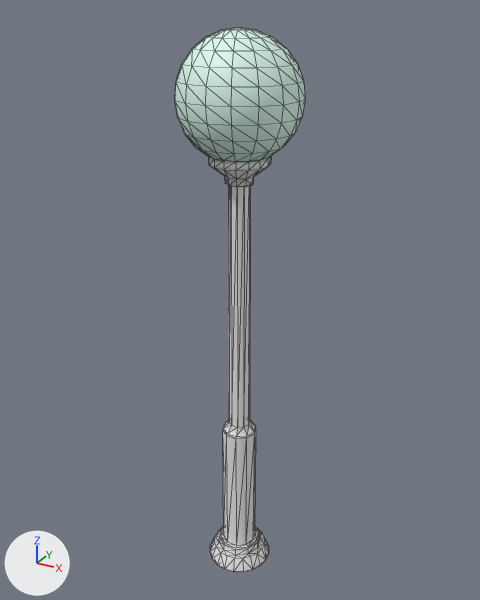
The glTF model web/public/assets/acnh/props/streetlamp.glb: old version first, new version second.
Camera for both pictures: a 50 mm lens placed at (1.36, -2.46, 2.74), pointed at (-0.03, 0.06, 1.48). Arrows for +X, +Y and +Z are at lower left; the lights stay in place. The first picture is the older version. Mesh edges are drawn as thin lines. Where no turn or scale is listed for an object, it has been applied to the vertices.

The scene before the commit, as lines of its bpy script (objects in view):
```python
me_ftrstreetlampround_mesh0 = bpy.data.meshes.new('FtrStreetlampRound_mesh0')
me_ftrstreetlampround_mesh0.from_pydata(...)  # 305 vertices, 596 faces; spans x -0.16..0.16, y -0.16..0.16, z 0.0..2.45
me_ftrstreetlampround_mesh0.materials.append(mat_ftrstreetlampround_mat0)  # white #e7e7e7
me_ftrstreetlampround_mesh1 = bpy.data.meshes.new('FtrStreetlampRound_mesh1')
me_ftrstreetlampround_mesh1.from_pydata(...)  # 161 vertices, 304 faces; spans x -0.267..0.267, y -0.267..0.267, z 2.173..2.671
me_ftrstreetlampround_mesh1.materials.append(mat_ftrstreetlampround_mat1)  # pale green #defbef
ob_ftrstreetlampround_node2 = bpy.data.objects.new('FtrStreetlampRound_node2', me_ftrstreetlampround_mesh0)
ob_ftrstreetlampround_node2.location = (0.0, 0.0, 0.0)
ob_ftrstreetlampround_node3 = bpy.data.objects.new('FtrStreetlampRound_node3', me_ftrstreetlampround_mesh1)
ob_ftrstreetlampround_node3.location = (0.0, 0.0, 0.0)
```
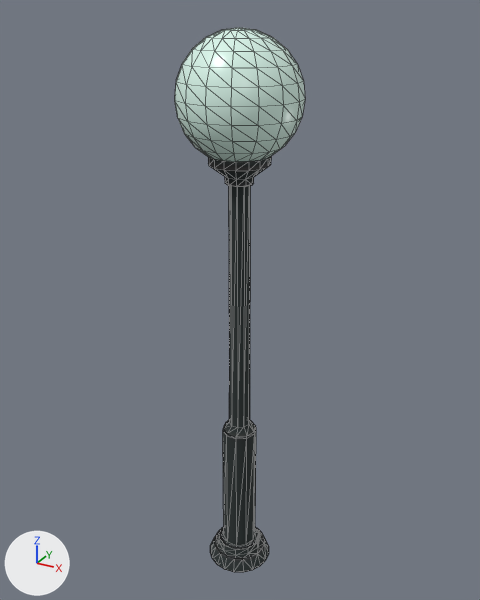
What differs and where, as boxes (x1, y1, x2, y2) in the pictures (480 x 600 px):
'FtrStreetlampRound_node2', recoloured (white to grey): (208, 156, 271, 572) in both

What changed in the scene script:
```text
Add img_image_0:
    img_image_0 = load_image('Image_0', '_unpacked/Image_0', 384, 384, 'sRGB')
Add img_image_1:
    img_image_1 = load_image('Image_1', '_unpacked/Image_1', 384, 384, 'sRGB')
Add mat_mrebody:
    mat_mrebody = bpy.data.materials.new('mReBody')
    # uses the picture img_image_0
    # uses the picture img_image_1
Change me_ftrstreetlampround_mesh0:
    where me_ftrstreetlampround_mesh0.from_pydata(...)  # 305 vertices, 596 faces; spans x -0.16..0.16, y -0.16..0.16, z 0.0..2.45
    remove me_ftrstreetlampround_mesh0.materials.append(mat_ftrstreetlampround_mat0)  # white #e7e7e7
    add me_ftrstreetlampround_mesh0.materials.append(mat_mrebody)
```
